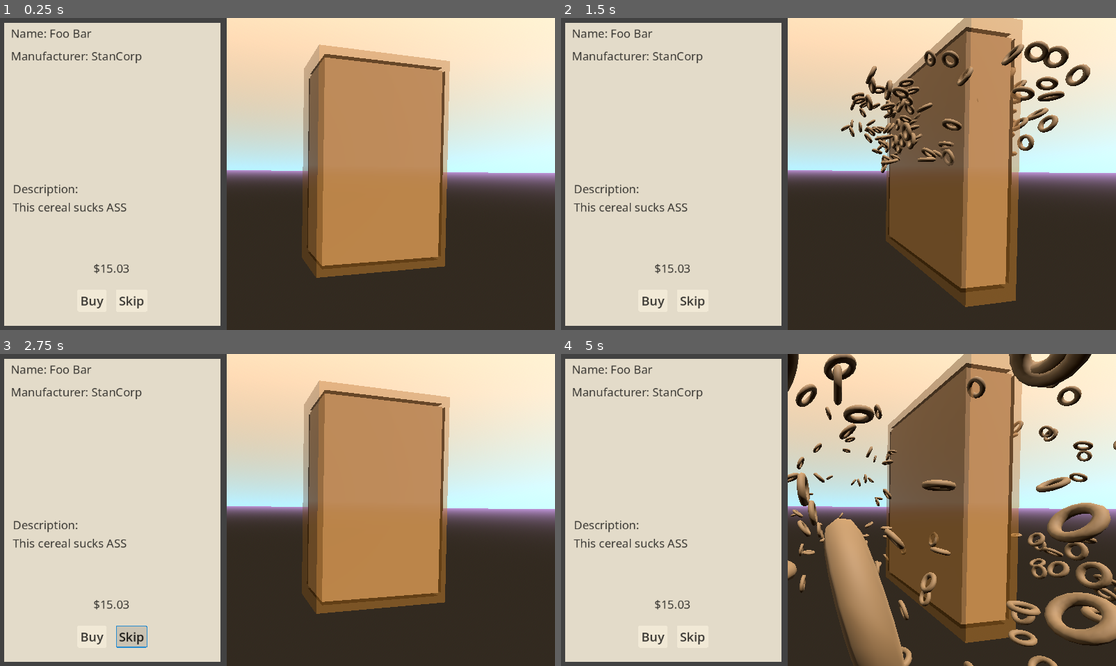
Above: before the commit, frames 1-4 (two rows, left to right).
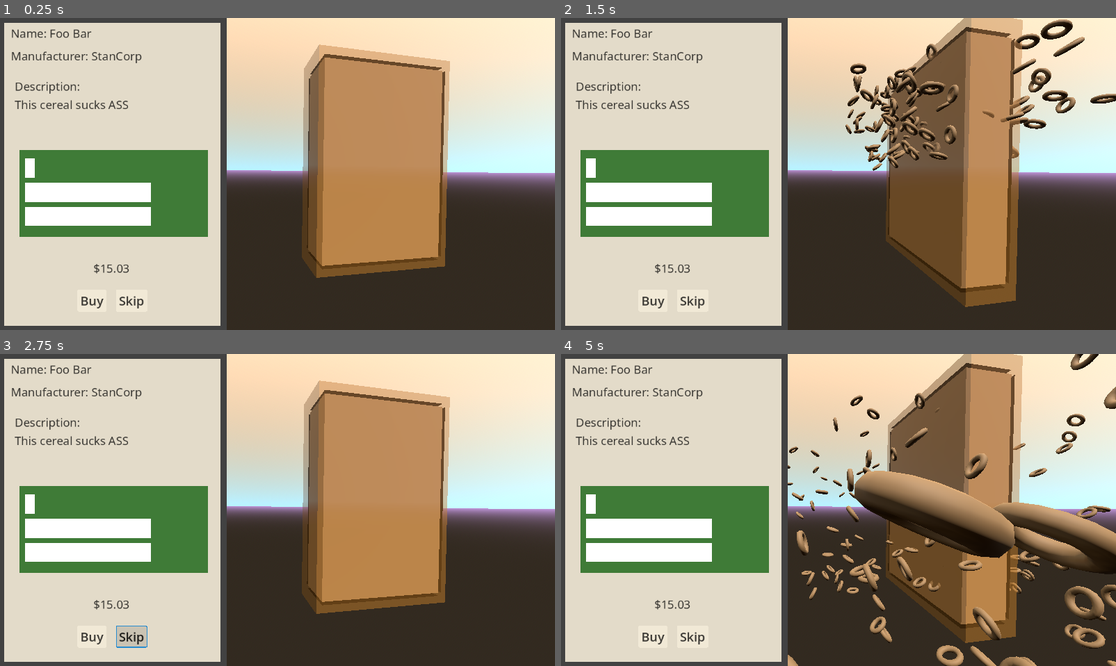
Above: after the commit, the same moments.

Repository: apet2929/NoviceJam2
Game: Godot game, scene res://game.tscn
Two runs of this game, one before a commit and one after it. Both use one fixed random seed, a clock stepped at 60 frames per second and the inputs below.
Inputs:
- Up to frame 1 (0.25 s): no input
- Up to frame 2 (1.5 s): click "Buy" at 0.5 s; click "Next" at 1.25 s
- Up to frame 3 (2.75 s): click "Skip" at 2 s
- Up to frame 4 (5 s): click "Skip" at 2.75 s; click "Buy" at 3.5 s; click "Next" at 4.25 s

The runs differ from the first frame. In frame 1, 9.8% of the frame differs, in the area x 2-38%, y 20-71%; in frame 2, 16%; in frame 3, 9.8%; in frame 4, 30%, in the area x 2-100%, y 0-100%.
Error after the commit: Invalid access of index '0' on a base object of type: 'Array'. (res://market.gd:29)

Commit message:
Graph stuff

Diff:
--- a/game.gd
+++ b/game.gd
@@ -24,7 +24,12 @@
 
 func play_swing():
 	$Bat.visible = true
-	$Bat/AnimationPlayer.play("swing")
+	var anims = $Bat/AnimationPlayer.get_animation_list()
+	var anim_id = randi_range(1, len(anims)-1)
+	var selected_anim = anims[anim_id]
+	print(anim_id)
+	$Bat/AnimationPlayer.play(selected_anim)
+	print(selected_anim)
 
 func explode():
 	$CerealBox.visible = false
--- a/game.tscn
+++ b/game.tscn
@@ -12,6 +12,7 @@
 [ext_resource type="Resource" uid="uid://ncxa5jh681qy" path="res://boxes/box2.tres" id="4_lc2xo"]
 [ext_resource type="PackedScene" uid="uid://bhl0vt4cr2mnt" path="res://cereal_explosion.tscn" id="6_eow3j"]
 [ext_resource type="PackedScene" uid="uid://bl8a8cgvsfq0b" path="res://toy.tscn" id="7_j5wjh"]
+[ext_resource type="Script" uid="uid://cn3fptk7jvrc" path="res://market.gd" id="13_lc2xo"]
 
 [sub_resource type="Animation" id="Animation_feb5d"]
 length = 0.001
@@ -38,6 +39,47 @@
 "transitions": PackedFloat32Array(1),
 "update": 0,
 "values": [Vector3(-1.2533, -1.19221, 0.697544)]
+}
+
+[sub_resource type="Animation" id="Animation_iotsf"]
+resource_name = "smack"
+tracks/0/type = "value"
+tracks/0/imported = false
+tracks/0/enabled = true
+tracks/0/path = NodePath(".:position")
+tracks/0/interp = 1
+tracks/0/loop_wrap = true
+tracks/0/keys = {
+"times": PackedFloat32Array(0, 0.766667),
+"transitions": PackedFloat32Array(1.7411, 1),
+"update": 0,
+"values": [Vector3(-142.983, 0, 19.248), Vector3(5.58, 1.185, 0.678)]
+}
+tracks/1/type = "value"
+tracks/1/imported = false
+tracks/1/enabled = true
+tracks/1/path = NodePath(".:rotation")
+tracks/1/interp = 1
+tracks/1/loop_wrap = true
+tracks/1/keys = {
+"times": PackedFloat32Array(0, 0.766667),
+"transitions": PackedFloat32Array(1, 1),
+"update": 0,
+"values": [Vector3(-1.2533, 0.974839, 0.697544), Vector3(-1.25315, 0.785398, 34.0688)]
+}
+tracks/2/type = "method"
+tracks/2/imported = false
+tracks/2/enabled = true
+tracks/2/path = NodePath("..")
+tracks/2/interp = 1
+tracks/2/loop_wrap = true
+tracks/2/keys = {
+"times": PackedFloat32Array(0.5),
+"transitions": PackedFloat32Array(1),
+"values": [{
+"args": [],
+"method": &"explode"
+}]
 }
 
 [sub_resource type="Animation" id="Animation_e2o6t"]
@@ -82,47 +124,6 @@
 "values": [Vector3(-1.2533, 0.974839, 0.697544), Vector3(-1.25315, 0.0453786, 0.698132), Vector3(-0.492183, 4.71937, 0.698132)]
 }
 
-[sub_resource type="Animation" id="Animation_iotsf"]
-resource_name = "smack"
-tracks/0/type = "value"
-tracks/0/imported = false
-tracks/0/enabled = true
-tracks/0/path = NodePath(".:position")
-tracks/0/interp = 1
-tracks/0/loop_wrap = true
-tracks/0/keys = {
-"times": PackedFloat32Array(0, 0.766667),
-"transitions": PackedFloat32Array(1.7411, 1),
-"update": 0,
-"values": [Vector3(-142.983, 0, 19.248), Vector3(5.58, 1.185, 0.678)]
-}
-tracks/1/type = "value"
-tracks/1/imported = false
-tracks/1/enabled = true
-tracks/1/path = NodePath(".:rotation")
-tracks/1/interp = 1
-tracks/1/loop_wrap = true
-tracks/1/keys = {
-"times": PackedFloat32Array(0, 0.766667),
-"transitions": PackedFloat32Array(1, 1),
-"update": 0,
-"values": [Vector3(-1.2533, 0.974839, 0.697544), Vector3(-1.25315, 0.785398, 34.0688)]
-}
-tracks/2/type = "method"
-tracks/2/imported = false
-tracks/2/enabled = true
-tracks/2/path = NodePath("..")
-tracks/2/interp = 1
-tracks/2/loop_wrap = true
-tracks/2/keys = {
-"times": PackedFloat32Array(0.5),
-"transitions": PackedFloat32Array(1),
-"values": [{
-"args": [],
-"method": &"explode"
-}]
-}
-
 [sub_resource type="AnimationLibrary" id="AnimationLibrary_fc0e3"]
 _data = {
 &"RESET": SubResource("Animation_feb5d"),
@@ -150,7 +151,7 @@
 light_energy = 2.778
 
 [node name="Bat" parent="." instance=ExtResource("2_e2o6t")]
-transform = Transform3D(0.850295, 0.439149, -0.290079, 0.200528, 0.239265, 0.950022, 0.486606, -0.865968, 0.115385, 3.60052, 0, 5.75074)
+transform = Transform3D(0.850296, 0.439144, -0.290083, 0.20053, 0.239269, 0.950021, 0.486603, -0.865969, 0.115387, 3.60052, 0, 5.75074)
 
 [node name="AnimationPlayer" type="AnimationPlayer" parent="Bat"]
 libraries = {
@@ -243,16 +244,6 @@
 text = "$0"
 horizontal_alignment = 1
 
-[node name="Description" type="Label" parent="UI/VSplitContainer/ColorRect2"]
-layout_mode = 2
-offset_left = 14.0
-offset_top = 174.0
-offset_right = 432.0
-offset_bottom = 255.0
-theme = ExtResource("2_7jktm")
-text = "Description:
-Foo bar"
-
 [node name="BuyContainer" type="HFlowContainer" parent="UI/VSplitContainer/ColorRect2"]
 layout_mode = 2
 offset_top = 404.0
@@ -289,3 +280,55 @@
 unique_name_in_owner = true
 layout_mode = 2
 text = "Next"
+
+[node name="Description" type="Label" parent="UI/VSplitContainer/ColorRect2"]
+layout_mode = 0
+offset_left = 18.0
+offset_top = -39.0
+offset_right = 436.0
+offset_bottom = 42.0
+theme = ExtResource("2_7jktm")
+text = "Description:
+Foo bar"
+
+[node name="PriceGraph" type="ColorRect" parent="UI"]
+custom_minimum_size = Vector2(80, 80)
+layout_mode = 1
+anchors_preset = 4
+anchor_top = 0.5
+anchor_bottom = 0.5
+offset_left = 42.0
+offset_top = -50.0
+offset_right = 432.0
+offset_bottom = 130.0
+grow_vertical = 2
+color = Color(0.245529, 0.481155, 0.214422, 1)
+script = ExtResource("13_lc2xo")
+
+[node name="Bars" type="VBoxContainer" parent="UI/PriceGraph"]
+layout_mode = 1
+anchors_preset = 15
+anchor_right = 1.0
+anchor_bottom = 1.0
+offset_left = 11.0
+offset_top = 18.0
+offset_right = -117.0
+offset_bottom = -13.0
+grow_horizontal = 2
+grow_vertical = 2
+theme_override_constants/separation = 10
+
+[node name="Bar1" type="ColorRect" parent="UI/PriceGraph/Bars"]
+custom_minimum_size = Vector2(20, 40)
+layout_mode = 2
+size_flags_horizontal = 0
+
+[node name="Bar2" type="ColorRect" parent="UI/PriceGraph/Bars"]
+custom_minimum_size = Vector2(20, 40)
+layout_mode = 2
+size_flags_vertical = 8
+
+[node name="Bar3" type="ColorRect" parent="UI/PriceGraph/Bars"]
+custom_minimum_size = Vector2(20, 40)
+layout_mode = 2
+size_flags_vertical = 8
--- /dev/null
+++ b/game2.tscn
@@ -0,0 +1,254 @@
+[gd_scene load_steps=17 format=3 uid="uid://cpsuon8ym3gve"]
+
+[ext_resource type="Script" uid="uid://cdaikrfu1toe7" path="res://game.gd" id="1_q770q"]
+[ext_resource type="Script" uid="uid://bq45u8nsq6ujc" path="res://box_data.gd" id="2_f8k1y"]
+[ext_resource type="Resource" uid="uid://dodxpwt56pekm" path="res://boxes/box1.tres" id="3_nhfqt"]
+[ext_resource type="Resource" uid="uid://ncxa5jh681qy" path="res://boxes/box2.tres" id="4_v0n6i"]
+[ext_resource type="Environment" uid="uid://b0ge3bcyd0kfs" path="res://world_env.tres" id="5_xspbh"]
+[ext_resource type="PackedScene" uid="uid://br17d7v6ogjd7" path="res://cereal_box.tscn" id="6_cps6k"]
+[ext_resource type="PackedScene" uid="uid://dnv7kj6v43d51" path="res://bat.tscn" id="7_8tca4"]
+[ext_resource type="PackedScene" uid="uid://bhl0vt4cr2mnt" path="res://cereal_explosion.tscn" id="8_boqrt"]
+[ext_resource type="PackedScene" uid="uid://bl8a8cgvsfq0b" path="res://toy.tscn" id="9_vfwdf"]
+[ext_resource type="Theme" uid="uid://cebssi3strko3" path="res://theme.res" id="10_5gpan"]
+[ext_resource type="Script" uid="uid://cx2qxok1mtei4" path="res://ui.gd" id="11_nuj7l"]
+[ext_resource type="PackedScene" uid="uid://j27xbgqi22ul" path="res://button.tscn" id="12_7drl1"]
+[ext_resource type="Script" uid="uid://cn3fptk7jvrc" path="res://market.gd" id="13_2wyxb"]
+
+[sub_resource type="Animation" id="Animation_feb5d"]
+length = 0.001
+tracks/0/type = "position_3d"
+tracks/0/imported = false
+tracks/0/enabled = true
+tracks/0/path = NodePath(".")
+tracks/0/interp = 1
+tracks/0/loop_wrap = true
+tracks/0/keys = PackedFloat32Array()
+
+[sub_resource type="Animation" id="Animation_e2o6t"]
+resource_name = "swing"
+length = 5.0
+tracks/0/type = "position_3d"
+tracks/0/imported = false
+tracks/0/enabled = true
+tracks/0/path = NodePath(".")
+tracks/0/interp = 1
+tracks/0/loop_wrap = true
+tracks/0/keys = PackedFloat32Array(0.0333333, 1, 3.60052, 0, 5.75074, 0.533333, 1, 3.60052, 0, 4.87893, 0.866667, 1, 3.60052, 0, 4.21861, 1.8, 1, 3.60052, 0, 5.75074)
+tracks/1/type = "rotation_3d"
+tracks/1/imported = false
+tracks/1/enabled = true
+tracks/1/path = NodePath(".")
+tracks/1/interp = 1
+tracks/1/loop_wrap = true
+tracks/1/keys = PackedFloat32Array(0.0333333, 1, -0.611483, -0.261527, -0.0803488, 0.742453, 0.833333, 1, -0.488063, 0.342208, 0.377044, 0.708891, 1.66667, 1, 0.114251, 0.77589, 0.620436, -0.00119781, 2.7, 1, -0.388697, -0.663211, -0.329674, 0.54807)
+tracks/2/type = "method"
+tracks/2/imported = false
+tracks/2/enabled = true
+tracks/2/path = NodePath("..")
+tracks/2/interp = 1
+tracks/2/loop_wrap = true
+tracks/2/keys = {
+"times": PackedFloat32Array(0.533333),
+"transitions": PackedFloat32Array(1),
+"values": [{
+"args": [],
+"method": &"explode"
+}]
+}
+
+[sub_resource type="AnimationLibrary" id="AnimationLibrary_fc0e3"]
+_data = {
+&"RESET": SubResource("Animation_feb5d"),
+&"swing": SubResource("Animation_e2o6t")
+}
+
+[node name="Game" type="Node3D"]
+script = ExtResource("1_q770q")
+possible_boxes = Array[ExtResource("2_f8k1y")]([ExtResource("3_nhfqt"), ExtResource("4_v0n6i")])
+
+[node name="Camera3D" type="Camera3D" parent="."]
+transform = Transform3D(0.178593, -0.0182657, 0.983753, 0.00962642, 0.999812, 0.0168163, -0.983876, 0.00646674, 0.178736, 6.15135, 0.755461, 4.35399)
+
+[node name="WorldEnvironment" type="WorldEnvironment" parent="."]
+environment = ExtResource("5_xspbh")
+
+[node name="CerealBox" parent="." instance=ExtResource("6_cps6k")]
+unique_name_in_owner = true
+transform = Transform3D(1, 0, 0, 0, 1, 0, 0, 0, 1, 0, 1, 0)
+data = ExtResource("3_nhfqt")
+
+[node name="DirectionalLight3D" type="DirectionalLight3D" parent="."]
+transform = Transform3D(0.85819, -0.000394233, 0.513331, -0.513332, -0.000659082, 0.85819, 0, -1, -0.00076799, 47, 40, 0)
+light_energy = 2.778
+
+[node name="Bat" parent="." instance=ExtResource("7_8tca4")]
+transform = Transform3D(0.999999, 0, 0, 0, 1, 0, 0, 0, 1, 0, 0, 0)
+
+[node name="AnimationPlayer" type="AnimationPlayer" parent="Bat"]
+libraries = {
+&"": SubResource("AnimationLibrary_fc0e3")
+}
+
+[node name="CerealExplosion" parent="." instance=ExtResource("8_boqrt")]
+
+[node name="Toy" parent="." instance=ExtResource("9_vfwdf")]
+
+[node name="UI" type="Control" parent="."]
+layout_mode = 3
+anchors_preset = 15
+anchor_right = 1.0
+anchor_bottom = 1.0
+grow_horizontal = 2
+grow_vertical = 2
+size_flags_horizontal = 3
+size_flags_vertical = 3
+theme = ExtResource("10_5gpan")
+script = ExtResource("11_nuj7l")
+
+[node name="ColorRect" type="ColorRect" parent="UI"]
+layout_mode = 0
+offset_right = 471.0
+offset_bottom = 648.0
+color = Color(0.259294, 0.259294, 0.259294, 1)
+
+[node name="VSplitContainer" type="VBoxContainer" parent="UI"]
+layout_mode = 1
+anchors_preset = -1
+anchor_right = 0.391
+anchor_bottom = 1.0
+offset_left = 10.0
+offset_top = 10.0
+offset_right = 9.56796
+offset_bottom = -8.0
+grow_vertical = 2
+theme = ExtResource("10_5gpan")
+theme_override_constants/separation = 0
+
+[node name="ColorRect" type="ColorRect" parent="UI/VSplitContainer"]
+custom_minimum_size = Vector2(0, 150)
+layout_mode = 2
+theme = ExtResource("10_5gpan")
+color = Color(0.890196, 0.858824, 0.788235, 1)
+
+[node name="VBoxContainer" type="VBoxContainer" parent="UI/VSplitContainer/ColorRect"]
+layout_mode = 1
+anchors_preset = 15
+anchor_right = 1.0
+anchor_bottom = 1.0
+offset_left = 10.0
+offset_top = 1.0
+offset_right = -3.0
+grow_horizontal = 2
+grow_vertical = 2
+theme = ExtResource("10_5gpan")
+
+[node name="BoxName" type="Label" parent="UI/VSplitContainer/ColorRect/VBoxContainer"]
+layout_mode = 2
+theme = ExtResource("10_5gpan")
+text = "Name: Foo bar"
+
+[node name="Manufacturer" type="Label" parent="UI/VSplitContainer/ColorRect/VBoxContainer"]
+layout_mode = 2
+theme = ExtResource("10_5gpan")
+text = "Manufacturer: Foo bar"
+
+[node name="ColorRect2" type="ColorRect" parent="UI/VSplitContainer"]
+layout_mode = 2
+size_flags_vertical = 3
+theme = ExtResource("10_5gpan")
+color = Color(0.890196, 0.858824, 0.788235, 1)
+
+[node name="Price" type="Label" parent="UI/VSplitContainer/ColorRect2"]
+layout_mode = 1
+anchors_preset = 7
+anchor_left = 0.5
+anchor_top = 1.0
+anchor_right = 0.5
+anchor_bottom = 1.0
+offset_left = -227.0
+offset_top = -141.0
+offset_right = 223.0
+offset_bottom = -98.0
+grow_horizontal = 2
+grow_vertical = 0
+theme = ExtResource("10_5gpan")
+text = "$0"
+horizontal_alignment = 1
+
+[node name="Description" type="Label" parent="UI/VSplitContainer/ColorRect2"]
+layout_mode = 2
+offset_left = 18.0
+offset_top = -39.0
+offset_right = 436.0
+offset_bottom = 42.0
+theme = ExtResource("10_5gpan")
+text = "Description:
+Foo bar"
+
+[node name="BuyContainer" type="HFlowContainer" parent="UI/VSplitContainer/ColorRect2"]
+layout_mode = 2
+offset_top = 404.0
+offset_right = 450.0
+offset_bottom = 450.0
+grow_horizontal = 2
+grow_vertical = 0
+theme = ExtResource("10_5gpan")
+theme_override_constants/h_separation = 20
+alignment = 1
+
+[node name="BuyButton" parent="UI/VSplitContainer/ColorRect2/BuyContainer" instance=ExtResource("12_7drl1")]
+unique_name_in_owner = true
+layout_mode = 2
+
+[node name="SkipButton" parent="UI/VSplitContainer/ColorRect2/BuyContainer" instance=ExtResource("12_7drl1")]
+unique_name_in_owner = true
+layout_mode = 2
+text = "Skip"
+
+[node name="NextContainer" type="HFlowContainer" parent="UI/VSplitContainer/ColorRect2"]
+visible = false
+layout_mode = 2
+offset_top = 404.0
+offset_right = 450.0
+offset_bottom = 450.0
+grow_horizontal = 2
+grow_vertical = 0
+theme = ExtResource("10_5gpan")
+theme_override_constants/h_separation = 20
+alignment = 1
+
+[node name="NextButton" parent="UI/VSplitContainer/ColorRect2/NextContainer" instance=ExtResource("12_7drl1")]
+unique_name_in_owner = true
+layout_mode = 2
+text = "Next"
+
+[node name="ColorRect2" type="ColorRect" parent="UI"]
+layout_mode = 0
+offset_left = 904.0
+offset_top = 2.0
+offset_right = 1146.0
+offset_bottom = 69.0
+color = Color(0.890196, 0.858824, 0.788235, 1)
+
+[node name="BoxName" type="Label" parent="UI/ColorRect2"]
+layout_mode = 1
+anchors_preset = 1
+anchor_left = 1.0
+anchor_right = 1.0
+offset_left = -232.0
+offset_top = 13.0
+offset_right = -22.0
+offset_bottom = 56.0
+grow_horizontal = 0
+theme = ExtResource("10_5gpan")
+text = "Balance: $3.50 yo "
+
+[node name="PriceGraph" type="ColorRect" parent="UI"]
+custom_minimum_size = Vector2(80, 80)
+layout_mode = 2
+offset_left = 37.0
+offset_top = 284.0
+offset_right = 427.0
+offset_bottom = 464.0
+color = Color(0.245529, 0.481155, 0.214422, 1)
+script = ExtResource("13_2wyxb")
--- /dev/null
+++ b/market.gd
@@ -0,0 +1,34 @@
+extends Control
+
+"""
+Value of the toys inside the box (fast, chaotic)
+Price of the box itself (slow, gradual)
+"""
+
+var points = []
+var update_count = 0
+var headers = ["Box name", "Toy 1", "Toy 2"]
+var data = []
+var last_prices = []
+var current_prices = []
+var next_prices = []
+var t = 0
+
+const SCROLL_RATE = 0.5 # updates per second
+
+func _ready() -> void:
+	for header in headers:
+		data.append(PriceData.new(10, 0.3, 0.5, 10))
+
+func _draw():
+	var bars = $Bars.get_children()
+	for i in range(len(bars)):
+		var bar: ColorRect = bars[i]
+		var left = 10
+		var right = bar.get_parent_area_size().x
+		bar.custom_minimum_size.x = lerp(left, right, current_prices[i])
+
+func _process(delta) -> void:
+	t += delta * SCROLL_RATE
+	for i in range(len($Bars.get_children())):
+		current_prices[i] = lerp(last_prices[i], next_prices[i], t)
--- /dev/null
+++ b/price_data.gd
@@ -0,0 +1,25 @@
+class_name PriceData
+
+enum Rarity {
+	COMMON,
+	UNCOMMON,
+	RARE,
+	LEGENDARY
+};
+
+
+var base_price = 10
+var range = 0.5 # % of base price
+var update_rate = 2 # 2 per second
+var time_to_gen = 10
+var data = [] # eg [0.5, 0.0, -0.1] etc
+
+func _init(base_price, range, update_rate, time_to_gen):
+	self.base_price = base_price
+	self.range = range
+	self.update_rate = update_rate
+	self.time_to_gen = time_to_gen
+	self.data = []
+	for t in range(0, 10 * update_rate): # generate 10 seconds of data
+		var v = randf_range(0, range)
+		self.data.append(v)
--- a/toy.gd
+++ b/toy.gd
@@ -1,9 +1,11 @@
 extends Node3D
+
+func _ready():
+	$AnimationPlayer.connect("animation_finished", self.spin)
 
 func load_toy(toy_mesh: Mesh, rarity_mat: BaseMaterial3D):
 	$MeshInstance3D.mesh = toy_mesh
 	$AnimationPlayer.play("spawn")
-	$AnimationPlayer.connect("animation_finished", self.spin)
 
 func spin(_cur_anim):
 	$AnimationPlayer.play("spin")
--- /dev/null
+++ b/ui.tscn
@@ -0,0 +1,166 @@
+[gd_scene load_steps=5 format=3 uid="uid://ce12hjb16c43u"]
+
+[ext_resource type="Theme" uid="uid://cebssi3strko3" path="res://theme.res" id="1_27fn8"]
+[ext_resource type="Script" uid="uid://cx2qxok1mtei4" path="res://ui.gd" id="2_nltto"]
+[ext_resource type="PackedScene" uid="uid://j27xbgqi22ul" path="res://button.tscn" id="3_ibotj"]
+[ext_resource type="Script" uid="uid://cn3fptk7jvrc" path="res://market.gd" id="4_nltto"]
+
+[node name="UI" type="Control"]
+layout_mode = 3
+anchors_preset = 15
+anchor_right = 1.0
+anchor_bottom = 1.0
+grow_horizontal = 2
+grow_vertical = 2
+size_flags_horizontal = 3
+size_flags_vertical = 3
+theme = ExtResource("1_27fn8")
+script = ExtResource("2_nltto")
+
+[node name="ColorRect" type="ColorRect" parent="."]
+layout_mode = 0
+offset_right = 471.0
+offset_bottom = 648.0
+color = Color(0.259294, 0.259294, 0.259294, 1)
+
+[node name="VSplitContainer" type="VBoxContainer" parent="."]
+layout_mode = 1
+anchors_preset = -1
+anchor_right = 0.391
+anchor_bottom = 1.0
+offset_left = 10.0
+offset_top = 10.0
+offset_right = 9.56796
+offset_bottom = -8.0
+grow_vertical = 2
+theme = ExtResource("1_27fn8")
+theme_override_constants/separation = 0
+
+[node name="ColorRect" type="ColorRect" parent="VSplitContainer"]
+custom_minimum_size = Vector2(0, 150)
+layout_mode = 2
+theme = ExtResource("1_27fn8")
+color = Color(0.890196, 0.858824, 0.788235, 1)
+
+[node name="VBoxContainer" type="VBoxContainer" parent="VSplitContainer/ColorRect"]
+layout_mode = 1
+anchors_preset = 15
+anchor_right = 1.0
+anchor_bottom = 1.0
+offset_left = 10.0
+offset_top = 1.0
+offset_right = -3.0
+grow_horizontal = 2
+grow_vertical = 2
+theme = ExtResource("1_27fn8")
+
+[node name="BoxName" type="Label" parent="VSplitContainer/ColorRect/VBoxContainer"]
+layout_mode = 2
+theme = ExtResource("1_27fn8")
+text = "Name: Foo bar"
+
+[node name="Manufacturer" type="Label" parent="VSplitContainer/ColorRect/VBoxContainer"]
+layout_mode = 2
+theme = ExtResource("1_27fn8")
+text = "Manufacturer: Foo bar"
+
+[node name="ColorRect2" type="ColorRect" parent="VSplitContainer"]
+layout_mode = 2
+size_flags_vertical = 3
+theme = ExtResource("1_27fn8")
+color = Color(0.890196, 0.858824, 0.788235, 1)
+
+[node name="Price" type="Label" parent="VSplitContainer/ColorRect2"]
+layout_mode = 1
+anchors_preset = 7
+anchor_left = 0.5
+anchor_top = 1.0
+anchor_right = 0.5
+anchor_bottom = 1.0
+offset_left = -227.0
+offset_top = -141.0
+offset_right = 223.0
+offset_bottom = -98.0
+grow_horizontal = 2
+grow_vertical = 0
+theme = ExtResource("1_27fn8")
+text = "$0"
+horizontal_alignment = 1
+
+[node name="Description" type="Label" parent="VSplitContainer/ColorRect2"]
+layout_mode = 2
+offset_left = 18.0
+offset_top = -39.0
+offset_right = 436.0
+offset_bottom = 42.0
+theme = ExtResource("1_27fn8")
+text = "Description:
+Foo bar"
+
+[node name="BuyContainer" type="HFlowContainer" parent="VSplitContainer/ColorRect2"]
+layout_mode = 2
+offset_top = 404.0
+offset_right = 450.0
+offset_bottom = 450.0
+grow_horizontal = 2
+grow_vertical = 0
+theme = ExtResource("1_27fn8")
+theme_override_constants/h_separation = 20
+alignment = 1
+
+[node name="BuyButton" parent="VSplitContainer/ColorRect2/BuyContainer" instance=ExtResource("3_ibotj")]
+unique_name_in_owner = true
+layout_mode = 2
+
+[node name="SkipButton" parent="VSplitContainer/ColorRect2/BuyContainer" instance=ExtResource("3_ibotj")]
+unique_name_in_owner = true
+layout_mode = 2
+text = "Skip"
+
+[node name="NextContainer" type="HFlowContainer" parent="VSplitContainer/ColorRect2"]
+visible = false
+layout_mode = 2
+offset_top = 404.0
+offset_right = 450.0
+offset_bottom = 450.0
+grow_horizontal = 2
+grow_vertical = 0
+theme = ExtResource("1_27fn8")
+theme_override_constants/h_separation = 20
+alignment = 1
+
+[node name="NextButton" parent="VSplitContainer/ColorRect2/NextContainer" instance=ExtResource("3_ibotj")]
+unique_name_in_owner = true
+layout_mode = 2
+text = "Next"
+
+[node name="ColorRect2" type="ColorRect" parent="."]
+layout_mode = 0
+offset_left = 904.0
+offset_top = 2.0
+offset_right = 1146.0
+offset_bottom = 69.0
+color = Color(0.890196, 0.858824, 0.788235, 1)
+
+[node name="BoxName" type="Label" parent="ColorRect2"]
+layout_mode = 1
+anchors_preset = 1
+anchor_left = 1.0
+anchor_right = 1.0
+offset_left = -232.0
+offset_top = 13.0
+offset_right = -22.0
+offset_bottom = 56.0
+grow_horizontal = 0
+theme = ExtResource("1_27fn8")
+text = "Balance: $3.50 yo "
+
+[node name="PriceGraph" type="ColorRect" parent="."]
+custom_minimum_size = Vector2(80, 80)
+layout_mode = 2
+offset_left = 37.0
+offset_top = 284.0
+offset_right = 427.0
+offset_bottom = 464.0
+color = Color(0.245529, 0.481155, 0.214422, 1)
+script = ExtResource("4_nltto")
Not shown: 1 places in game.tscn that only renumber resources
Not shown, added: market.gd.uid
Not shown, added: price_data.gd.uid
